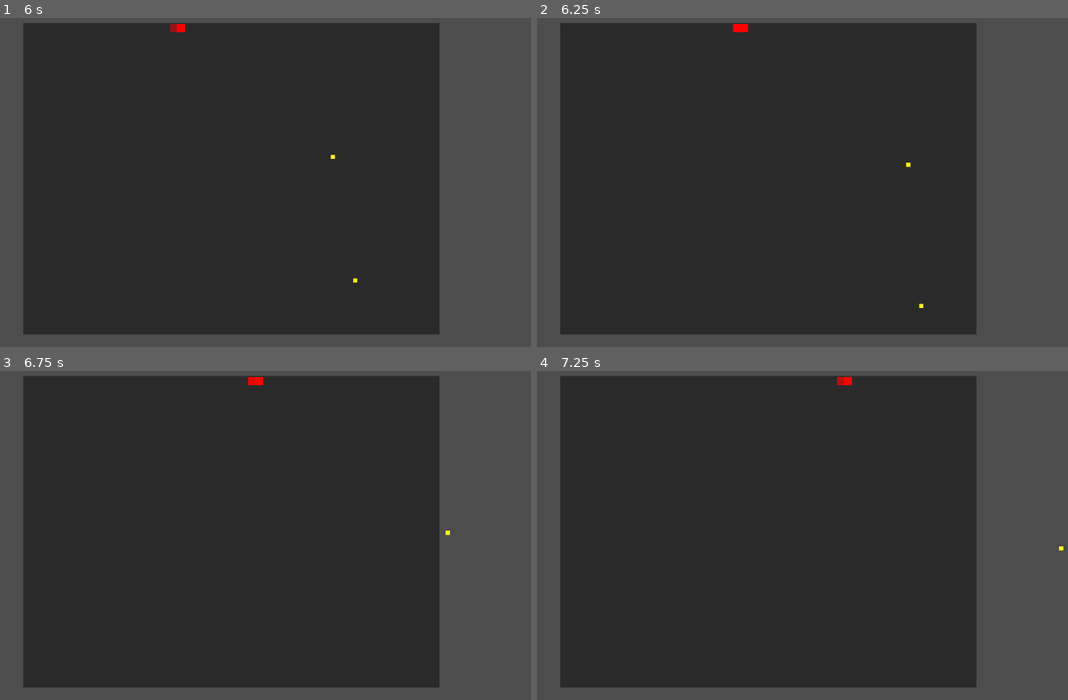
Above: before the commit, frames 1-4 (two rows, left to right).
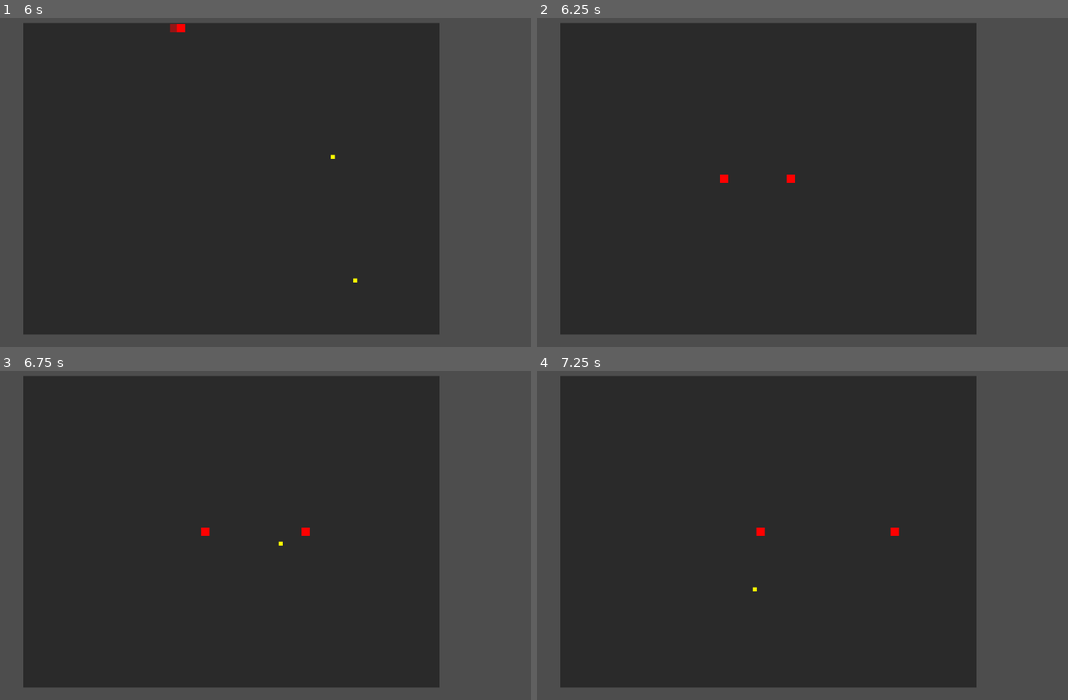
Above: after the commit, the same moments.

Repository: Xaviera789/copy-isaac
Game: Godot game, scene res://scenes/test/TestRoom.tscn
Two runs of this game, one before a commit and one after it. Both use one fixed random seed, a clock stepped at 60 frames per second and the inputs below.
Inputs (mouse positions are in pixels of both pictures, inside the frame that each line leads up to):
- Up to frame 1 (6 s): move the mouse to (201, 245) at 0.52 s; hold W (move_up) 0.53-2.03 s; click (201, 245) at 0.6 s; move the mouse to (408, 228) at 1.27 s; click (408, 228) at 1.35 s; tap Enter at 2 s; move the mouse to (53, 129) at 2.02 s; hold A (move_left) 2.03-3.53 s; click (53, 129) at 2.1 s; move the mouse to (260, 179) at 2.77 s; click (260, 179) at 2.85 s; move the mouse to (143, 93) at 3.52 s; hold S (move_down) 3.53-4.28 s; click (143, 93) at 3.6 s; move the mouse to (361, 162) at 4.27 s; hold D (move_right) 4.28-5.03 s; click (361, 162) at 4.35 s; move the mouse to (111, 195) at 5.02 s; hold W (move_up) 5.03-5.78 s; click (111, 195) at 5.1 s; move the mouse to (292, 103) at 5.77 s; hold D (move_right) from 5.78 s (still down); click (292, 103) at 5.85 s
- Up to frame 2 (6.25 s): keep holding D (move_right)
- Up to frame 3 (6.75 s): keep holding D (move_right); move the mouse to (201, 598) at 6.52 s; click (201, 598) at 6.6 s
- Up to frame 4 (7.25 s): keep holding D (move_right)

Frame 1 is identical in both runs. In frame 2, 0.2% of the frame differs, in the area x 34-73%, y 1-89%; in frame 3, 0.2%; in frame 4, 0.2%, in the area x 40-100%, y 1-67%.

Commit message:
完成阶段二ste[p6

Diff:
--- /dev/null
+++ b/isaac/scenes/test/CombatTest.tscn
@@ -0,0 +1,15 @@
+[gd_scene load_steps=3 format=3 uid="uid://combat_test_scene"]
+
+[ext_resource type="PackedScene" path="res://scenes/player/Player.tscn" id="1"]
+[ext_resource type="PackedScene" path="res://scenes/enemies/base/EnemyBase.tscn" id="2"]
+
+[node name="CombatTest" type="Node2D"]
+
+[node name="Player" parent="." instance=ExtResource("1")]
+position = Vector2(400, 300)
+
+[node name="Enemy1" parent="." instance=ExtResource("2")]
+position = Vector2(300, 300)
+
+[node name="Enemy2" parent="." instance=ExtResource("2")]
+position = Vector2(500, 300)
--- a/isaac/scripts/player/Player.gd
+++ b/isaac/scripts/player/Player.gd
@@ -39,6 +39,8 @@
 	print("玩家生命值初始化: ", hp, " / ", max_hp)
 
 func _process(delta: float) -> void:
+	# 先调用父类的 _process，更新无敌帧计时器等通用逻辑
+	super._process(delta)
 	# 处理闪烁效果
 	_update_flash_effect(delta)
 
